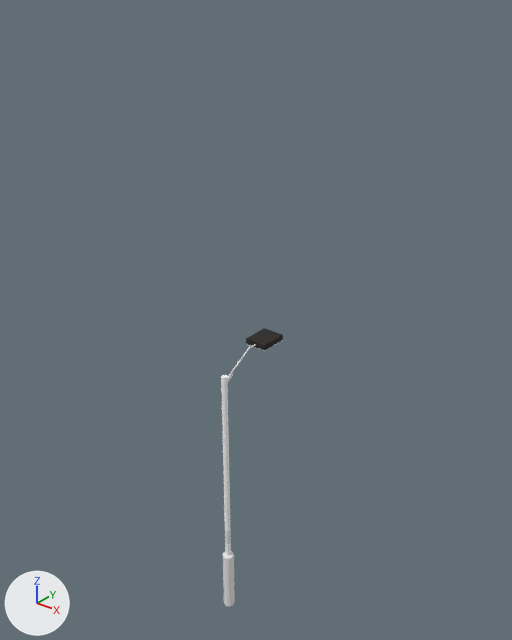
What one commit did to the OBJ model fabric/src/main/resources/assets/mtrsteamloco/eyecandies/scotrail_station_light.obj.
Camera for both pictures: a 50 mm camera at (4.12, -4.64, 6.63) aimed at (-0.07, 0.6, 3.38). Arrows for +X, +Y and +Z are at lower left; the lights stay in place. Where no turn or scale is listed for an object, it has been applied to the vertices.

Script lines for the objects in view, before the commit:
```python
ob_cone = bpy.data.objects.new('cone', me_cone)
ob_cone.location = (0.0, 0.0, 0.0)
ob_cube = bpy.data.objects.new('cube', me_cube)
ob_cube.location = (0.0, 0.0, 0.0)
ob_cylinder = bpy.data.objects.new('cylinder', me_cylinder)
ob_cylinder.location = (0.0, 0.0, 0.0)
ob_cylinder_001 = bpy.data.objects.new('cylinder.001', me_cylinder_001)
ob_cylinder_001.location = (0.0, 0.0, 0.0)
ob_cylinder_002 = bpy.data.objects.new('cylinder.002', me_cylinder_002)
ob_cylinder_002.location = (0.0, 0.0, 0.0)
ob_cylinder_003 = bpy.data.objects.new('cylinder.003', me_cylinder_003)
ob_cylinder_003.location = (0.0, 0.0, 0.0)
ob_cylinder_004 = bpy.data.objects.new('cylinder.004', me_cylinder_004)
ob_cylinder_004.location = (0.0, 0.0, 0.0)
ob_cylinder_005 = bpy.data.objects.new('cylinder.005', me_cylinder_005)
ob_cylinder_005.location = (0.0, 0.0, 0.0)
```
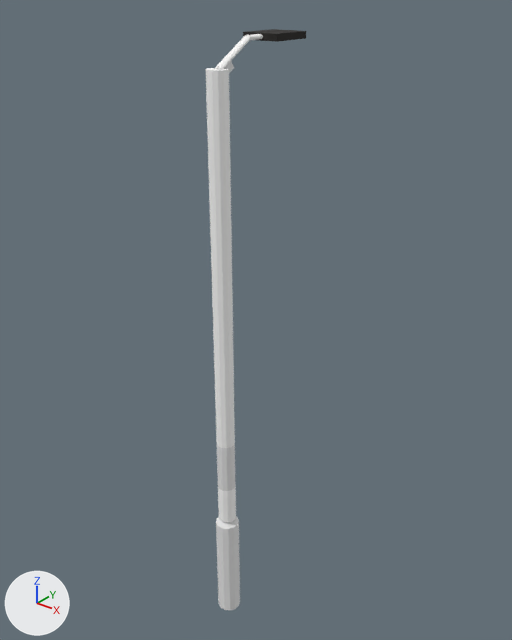
Commit message: bigger pls

Pixel boxes (x1, y1, x2, y2) of what changed, in the pictures (512 x 640 px):
'cylinder.003', mesh rescaled
    before: (221, 375, 231, 532)
    after: (206, 68, 235, 448)
'cylinder', reshaped (92% wider, 75% taller)
    before: (223, 556, 235, 606)
    after: (216, 522, 240, 610)
'cube', mesh rescaled (68% wider, 42% shorter)
    before: (246, 328, 283, 351)
    after: (243, 29, 306, 42)
'cylinder.002', mesh rescaled
    before: (225, 529, 231, 544)
    after: (217, 444, 236, 491)
'cylinder.001', mesh rescaled
    before: (225, 543, 231, 556)
    after: (218, 485, 236, 523)
'cylinder.004', reshaped
    before: (227, 348, 249, 379)
    after: (215, 36, 251, 69)
'cone', mesh rescaled
    before: (223, 551, 234, 559)
    after: (216, 516, 239, 529)
'cylinder.005', mesh rescaled (not visible before)
    after: (245, 34, 263, 40)

The change, as a diff of the scene's bpy script:
```diff
--- a/fabric/src/main/resources/assets/mtrsteamloco/eyecandies/scotrail_station_light.obj.py
+++ b/fabric/src/main/resources/assets/mtrsteamloco/eyecandies/scotrail_station_light.obj.py
@@ me_cone @@
 me_cone.from_pydata(...)  # 14 vertices, 24 faces; spans x -0.0625..0.0625, y -0.0625..0.0625, z 0.625..0.6562
+# me_cone part 1: the whole mesh is scaled about its middle by (2, 2, 3), then moved by (0.0, 0.0, 0.5312)
 me_cone.materials.append(mat_m_56371259_c7bf_c6ba_1ae8_7045e8965abd)
@@ me_cube @@
 me_cube.from_pydata(...)  # 8 vertices, 6 faces; spans x -0.125..0.125, y 0.5..0.813, z 3.125..3.188
+# me_cube part 2: the whole mesh is scaled about its middle by (1.5, 1.4, 1), then moved by (0.0, 0.125, 3.0)
 me_cube.materials.append(mat_m_4123698c_99a6_5644_c463_50f271055b4b)
@@ me_cylinder @@
-me_cylinder.from_pydata(...)  # 26 vertices, 36 faces; spans x -0.062..0.062, y -0.063..0.063, z -0.125..0.625
+me_cylinder.from_pydata(...)  # 26 vertices, 36 faces; spans x -0.125..0.125, y -0.125..0.125, z -0.125..1.125
+# me_cylinder part 3: 25 of 26 vertices moved; they spanned x -0.062..0.062, y -0.063..0.063, z -0.125..0.625 and now span x -0.125..0.125, y -0.125..0.125, z -0.125..1.125; mean shift (0.0, 0.0, 0.26); largest move (0.017, 0.063, 0.625) -> (0.033, 0.125, 1.125)
 me_cylinder.materials.append(mat_m_56371259_c7bf_c6ba_1ae8_7045e8965abd)
@@ me_cylinder_001 @@
 me_cylinder_001.from_pydata(...)  # 26 vertices, 36 faces; spans x -0.031..0.031, y -0.031..0.031, z 0.562..0.812
+# me_cylinder_001 part 4: the whole mesh is scaled about its middle by (3, 3, 1.75), then moved by (0.0, 0.0, 0.719)
 me_cylinder_001.materials.append(mat_m_172a1572_4874_1297_3823_11d7c2e33786)
@@ me_cylinder_002 @@
 me_cylinder_002.from_pydata(...)  # 26 vertices, 36 faces; spans x -0.031..0.031, y -0.031..0.031, z 0.812..1.0
+# me_cylinder_002 part 5: the whole mesh is scaled about its middle by 3, then moved by (0.0, 0.0, 1.0)
 me_cylinder_002.materials.append(mat_m_56371259_c7bf_c6ba_1ae8_7045e8965abd)
@@ me_cylinder_003 @@
 me_cylinder_003.from_pydata(...)  # 26 vertices, 36 faces; spans x -0.03..0.03, y -0.03..0.03, z 1.0..3.0
+# me_cylinder_003 part 6: the whole mesh is scaled about its middle by (3, 3, 1.88), then moved by (0.0, 0.0, 2.06)
 me_cylinder_003.materials.append(mat_m_172a1572_4874_1297_3823_11d7c2e33786)
@@ me_cylinder_004 @@
-me_cylinder_004.from_pydata(...)  # 26 vertices, 36 faces; spans x -0.006..0.006, y 0.013..0.398, z 2.932..3.162
+me_cylinder_004.from_pydata(...)  # 26 vertices, 36 faces; spans x -0.038..0.038, y 0.005..0.406, z 5.919..6.175
+# me_cylinder_004 part 7: 26 of 26 vertices moved; they spanned x -0.006..0.006, y 0.013..0.398, z 2.932..3.162 and now span x -0.038..0.038, y 0.005..0.406, z 5.919..6.175; mean shift (0.0, 0.0, 3.0); largest move (0.002, 0.013, 2.943) -> (0.01, 0.005, 5.956)
 me_cylinder_004.materials.append(mat_m_172a1572_4874_1297_3823_11d7c2e33786)
@@ me_cylinder_005 @@
 me_cylinder_005.from_pydata(...)  # 26 vertices, 36 faces; spans x -0.006..0.006, y 0.392..0.67, z 3.15..3.162
+# me_cylinder_005 part 8: the whole mesh is scaled about its middle by (6, 1, 3.5), then moved by (0.0, 0.0, 3.0)
 me_cylinder_005.materials.append(mat_m_172a1572_4874_1297_3823_11d7c2e33786)
```
